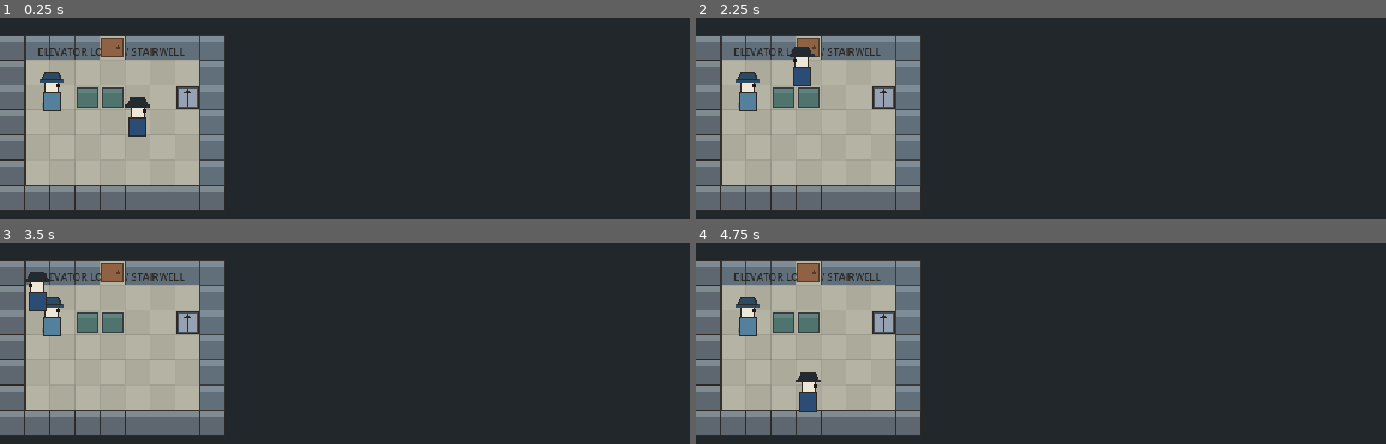
Above: before the commit, frames 1-4 (two rows, left to right).
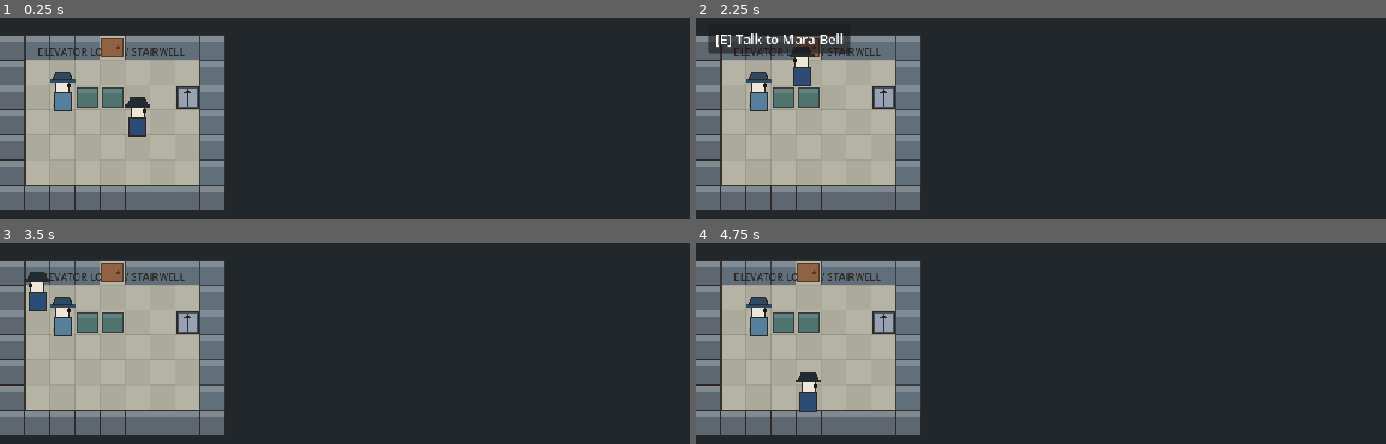
Above: after the commit, the same moments.

Repository: grand-cat-unknown/fred-the-detective
Game: Godot game, scene res://scenes/main.tscn
Same seed, same stepped clock (60 frames per second), same inputs: the game is played once before the commit and once after it.
Inputs:
- Up to frame 1 (0.25 s): no input
- Up to frame 2 (2.25 s): tap Enter at 0.5, 2 s; hold E (interact) 0.53-1.28 s; hold Up (ui_up) 0.53-2.03 s; tap Space at 1.25 s; tap E (interact) at 1.35 s; hold Left (ui_left) from 2.03 s (still down); hold E (interact) from 2.03 s (still down)
- Up to frame 3 (3.5 s): keep holding Left (ui_left); release E (interact) at 2.78 s; tap E (interact) at 2.85 s
- Up to frame 4 (4.75 s): tap Space at 3.5 s; release Left (ui_left) at 3.53 s; hold Down (ui_down) 3.53-4.28 s; hold E (interact) 3.53-4.28 s; hold Right (ui_right) from 4.28 s (still down); tap E (interact) at 4.35 s

The runs differ from the first frame. In frame 1, 0.7% of the frame differs, in the area x 5-12%, y 26-47%; in frame 2, 2.3%, in the area x 1-23%, y 7-47%; in frame 3, 0.6%; in frame 4, 0.7%.

Commit message:
Snapping

Diff:
--- a/scenes/world/world.tscn
+++ b/scenes/world/world.tscn
@@ -15,41 +15,51 @@
 [node name="WorldMap" parent="." unique_id=630295776 instance=ExtResource("2_map")]
 
 [node name="RoomZone_concierge" parent="." unique_id=1767785095 instance=ExtResource("3_zone")]
+visible = false
 entity_id = &"concierge"
 
 [node name="RoomZone_room_1220" parent="." unique_id=1400554782 instance=ExtResource("3_zone")]
+visible = false
 entity_id = &"room_1220"
 
 [node name="RoomZone_gear_cart" parent="." unique_id=1648006743 instance=ExtResource("3_zone")]
+visible = false
 entity_id = &"gear_cart"
 
 [node name="RoomZone_twelfth_hall" parent="." unique_id=535038557 instance=ExtResource("3_zone")]
+visible = false
 entity_id = &"twelfth_hall"
 
 [node name="RoomZone_suite_1221" parent="." unique_id=297149631 instance=ExtResource("3_zone")]
+visible = false
 entity_id = &"suite_1221"
 
 [node name="RoomZone_elevator_lobby" parent="." unique_id=1539966925 instance=ExtResource("3_zone")]
 entity_id = &"elevator_lobby"
 
 [node name="RoomZone_chute_access" parent="." unique_id=372665145 instance=ExtResource("3_zone")]
+visible = false
 entity_id = &"chute_access"
 
 [node name="RoomZone_room_1223" parent="." unique_id=317765694 instance=ExtResource("3_zone")]
+visible = false
 entity_id = &"room_1223"
 
 [node name="Door_concierge_twelfth_hall" parent="." unique_id=1323024959 instance=ExtResource("4_door")]
-position = Vector2(63, 154)
+visible = false
+position = Vector2(60, 150)
 room_a = &"concierge"
 room_b = &"twelfth_hall"
 
 [node name="Door_room_1220_twelfth_hall" parent="." unique_id=1434965199 instance=ExtResource("4_door")]
+visible = false
 position = Vector2(420, 150)
 room_a = &"room_1220"
 room_b = &"twelfth_hall"
 
 [node name="Door_gear_cart_twelfth_hall" parent="." unique_id=1473023580 instance=ExtResource("4_door")]
-position = Vector2(667, 154)
+visible = false
+position = Vector2(660, 150)
 room_a = &"gear_cart"
 room_b = &"twelfth_hall"
 
@@ -59,11 +69,13 @@
 room_b = &"elevator_lobby"
 
 [node name="Door_twelfth_hall_suite_1221" parent="." unique_id=1118190145 instance=ExtResource("4_door")]
+visible = false
 position = Vector2(480, 300)
 room_a = &"twelfth_hall"
 room_b = &"suite_1221"
 
 [node name="Door_twelfth_hall_room_1223" parent="." unique_id=1111671202 instance=ExtResource("4_door")]
+visible = false
 position = Vector2(780, 300)
 room_a = &"twelfth_hall"
 room_b = &"room_1223"
@@ -74,59 +86,67 @@
 room_b = &"chute_access"
 
 [node name="Clue_body_wall" parent="." unique_id=1530053993 instance=ExtResource("6_clue")]
+visible = false
 position = Vector2(525, 375)
 entity_id = &"body_wall"
 
 [node name="Clue_pedestal" parent="." unique_id=1776678538 instance=ExtResource("6_clue")]
+visible = false
 position = Vector2(585, 375)
 entity_id = &"pedestal"
 
 [node name="Clue_auction_receipt" parent="." unique_id=1063465991 instance=ExtResource("6_clue")]
+visible = false
 position = Vector2(495, 435)
 entity_id = &"auction_receipt"
 
 [node name="Clue_field_book" parent="." unique_id=120464370 instance=ExtResource("6_clue")]
+visible = false
 position = Vector2(615, 435)
 entity_id = &"field_book"
 
 [node name="Clue_room_1220_log" parent="." unique_id=485722227 instance=ExtResource("6_clue")]
+visible = false
 position = Vector2(435, 105)
 entity_id = &"room_1220_log"
 
 [node name="Clue_chute_notice" parent="." unique_id=2035099413 instance=ExtResource("6_clue")]
+visible = false
 position = Vector2(225, 255)
 entity_id = &"chute_notice"
 
 [node name="Clue_ghost_cell" parent="." unique_id=867042395 instance=ExtResource("6_clue")]
+visible = false
 position = Vector2(345, 435)
 entity_id = &"ghost_cell"
 
 [node name="Clue_gloves" parent="." unique_id=1706963291 instance=ExtResource("6_clue")]
+visible = false
 position = Vector2(825, 105)
 entity_id = &"gloves"
 
 [node name="NPC_pemberton" parent="." unique_id=597478776 instance=ExtResource("7_npc")]
-position = Vector2(555, 255)
+position = Vector2(585, 255)
 entity_id = &"pemberton"
 
 [node name="NPC_walter" parent="." unique_id=1178170094 instance=ExtResource("7_npc")]
-position = Vector2(330, 226)
+position = Vector2(405, 225)
 entity_id = &"walter"
 
 [node name="NPC_mara" parent="." unique_id=429012096 instance=ExtResource("7_npc")]
-position = Vector2(62, 375)
+position = Vector2(75, 375)
 entity_id = &"mara"
 
 [node name="NPC_theo" parent="." unique_id=2017799620 instance=ExtResource("7_npc")]
-position = Vector2(765, 135)
+position = Vector2(735, 135)
 entity_id = &"theo"
 
 [node name="NPC_lena" parent="." unique_id=1495388826 instance=ExtResource("7_npc")]
-position = Vector2(825, 435)
+position = Vector2(795, 435)
 entity_id = &"lena"
 
 [node name="NPC_viv" parent="." unique_id=1868512981 instance=ExtResource("7_npc")]
-position = Vector2(165, 105)
+position = Vector2(195, 105)
 entity_id = &"viv"
 
 [node name="Player" parent="." unique_id=1010292065 instance=ExtResource("8_player")]
--- a/scripts/world/clue_marker.gd
+++ b/scripts/world/clue_marker.gd
@@ -9,6 +9,17 @@
 var clue_color := Palette.CLUE
 var clue_inspected_color := Palette.CLUE_INSPECTED
 var outline_color := Palette.OUTLINE
+
+
+func _ready() -> void:
+	set_notify_transform(true)
+
+
+func _notification(what: int) -> void:
+	if what == NOTIFICATION_TRANSFORM_CHANGED and Engine.is_editor_hint():
+		var snapped_pos := TileMap2D.tile_to_world_center(TileMap2D.world_to_tile(position))
+		if position != snapped_pos:
+			position = snapped_pos
 
 
 func configure(new_clue: ClueData) -> void:
--- a/scripts/world/door.gd
+++ b/scripts/world/door.gd
@@ -9,6 +9,17 @@
 var door_color := Palette.DOOR
 var trim_color := Palette.DOOR_TRIM
 var outline_color := Palette.OUTLINE
+
+
+func _ready() -> void:
+	set_notify_transform(true)
+
+
+func _notification(what: int) -> void:
+	if what == NOTIFICATION_TRANSFORM_CHANGED and Engine.is_editor_hint():
+		var snapped_pos := (position / TileMap2D.TILE_SIZE).round() * TileMap2D.TILE_SIZE
+		if position != snapped_pos:
+			position = snapped_pos
 
 
 func configure(new_door: DoorData) -> void:
--- a/scripts/world/npc.gd
+++ b/scripts/world/npc.gd
@@ -5,6 +5,17 @@
 @export var entity_id: StringName
 
 var suspect: SuspectData
+
+
+func _ready() -> void:
+	set_notify_transform(true)
+
+
+func _notification(what: int) -> void:
+	if what == NOTIFICATION_TRANSFORM_CHANGED and Engine.is_editor_hint():
+		var snapped_pos := TileMap2D.tile_to_world_center(TileMap2D.world_to_tile(position))
+		if position != snapped_pos:
+			position = snapped_pos
 
 
 func configure(new_suspect: SuspectData) -> void:
Not shown, changed: public/index.html
Not shown, changed: public/index.pck
